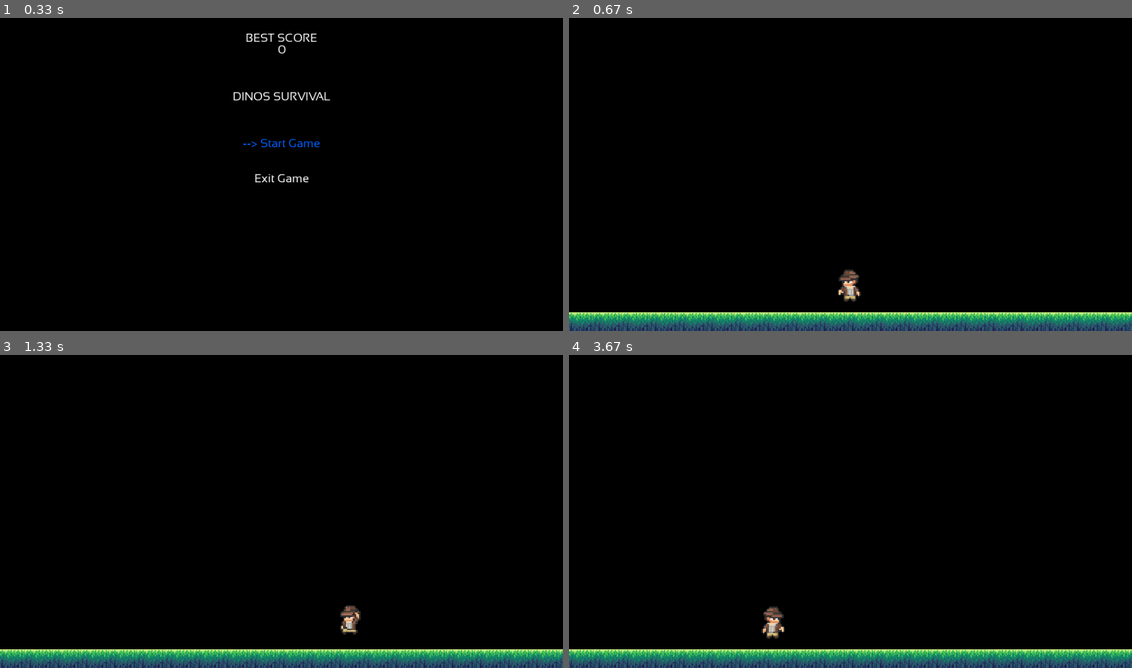
Above: before the commit, frames 1-4 (two rows, left to right).
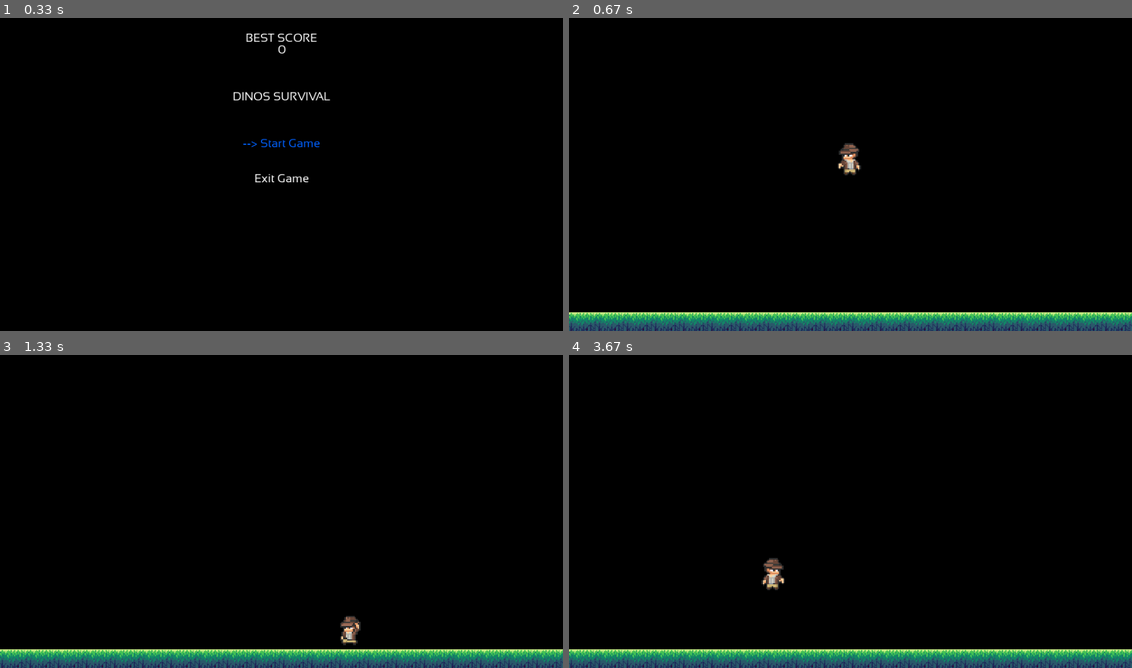
Above: after the commit, the same moments.

Repository: eddyvy/pygame_activity
Game: pygame game, started from dinos/__main__.py
Same seed, same stepped clock (60 frames per second), same inputs: the game is played once before the commit and once after it.
Inputs:
- Up to frame 1 (0.33 s): no input
- Up to frame 2 (0.67 s): tap Enter at 0.33 s
- Up to frame 3 (1.33 s): hold Right 0.67-1.13 s; hold Left from 1.17 s (still down)
- Up to frame 4 (3.67 s): release Left at 1.7 s; hold Left 1.73-2.13 s; hold Right 2.17-2.8 s; hold Left 2.83-3.3 s; tap Space at 3.33 s

Frame 1 is identical in both runs. In frame 2, 0.6% of the frame differs, in the area x 47-52%, y 39-91%; in frame 3, 0.3%; in frame 4, 0.6%, in the area x 34-39%, y 64-91%.

Commit message:
Handled collisions with platforms and jumping logic

Diff:
--- a/dinos/assets/config/game.json
+++ b/dinos/assets/config/game.json
@@ -8,5 +8,9 @@
   "debug": {
     "collider_color": [255, 0, 0],
     "render_color": [0, 255, 0]
+  },
+  "physics": {
+    "gravity": 0.01,
+    "max_falling_speed": 0.5
   }
 }
--- a/dinos/assets/config/game_play.json
+++ b/dinos/assets/config/game_play.json
@@ -11,16 +11,21 @@
     "spritesheet": "hero",
     "animations": "hero",
     "inflate_collider": [-0.85, -0.33],
+    "render_offset": [0, 13],
     "speed": 0.4,
-    "spawn_position": [480, 450],
-    "render_offset": [0, 13]
+    "spawn_position": [480, 200],
+    "jump_speed": 0.4
+  },
+  "platform": {
+    "spritesheet": "ground",
+    "border_left": 0,
+    "central": 1,
+    "border_right": 2,
+    "inflate_collider": [1, -0.95],
+    "render_offset": [0, -15]
   },
   "environment": {
     "ground": {
-      "spritesheet": "ground",
-      "border_left": 0,
-      "central": 1,
-      "border_right": 2,
       "position": [480, 530],
       "tiles_width": 21
     }
--- a/dinos/assets/config/input.json
+++ b/dinos/assets/config/input.json
@@ -10,6 +10,9 @@
   },
   "hero": {
     "left": ["a", "left"],
-    "right": ["d", "right"]
+    "right": ["d", "right"],
+    "jump": ["space"],
+    "shoot": ["b"],
+    "hit": ["n"]
   }
 }
--- a/dinos/common/game_object.py
+++ b/dinos/common/game_object.py
@@ -8,25 +8,27 @@
 
     def __init__(self):
         super().__init__()
-        self._position = pygame.math.Vector2(0.0, 0.0)
+        self.position = pygame.math.Vector2(0.0, 0.0)
         self._image = pygame.Surface((0, 0))
-        self._rect = pygame.Rect(0, 0, 0, 0)
-        self._render_rect = pygame.Rect(0, 0, 0, 0)
+        self.rect = pygame.Rect(0, 0, 0, 0)
+        self.render_rect = pygame.Rect(0, 0, 0, 0)
+        self.prev_rect = pygame.Rect(0, 0, 0, 0)
         self._render_offset = pygame.math.Vector2(0.0, 0.0)
 
     def _center(self):
-        self._rect.center = self._position.xy + self._render_offset
-        self._render_rect.center = self._position.xy
+        self.prev_rect.center = self.rect.center
+        self.rect.center = self.position.xy + self._render_offset
+        self.render_rect.center = self.position.xy
 
     def _render_debug(self, surface):
         pygame.draw.rect(
-            surface, Config.get("game", "debug", "collider_color"),
-            self._rect,
+            surface,
+            Config.get("game", "debug", "render_color"),
+            self.render_rect,
             1
         )
         pygame.draw.rect(
-            surface,
-            Config.get("game", "debug", "render_color"),
-            self._render_rect,
+            surface, Config.get("game", "debug", "collider_color"),
+            self.rect,
             1
         )
--- a/dinos/environment/platform.py
+++ b/dinos/environment/platform.py
@@ -1,29 +1,34 @@
 import pygame
 from dinos.common.game_object import GameObject
 from dinos.config import Config
+from dinos.game_play.game_play_mode import GamePlayMode
 from dinos.resources.asset_manager import AssetManager
 
 
 class Platform(GameObject):
     def __init__(self, position, tiles_width):
         super().__init__()
-        self._position = pygame.math.Vector2(position)
+        self.position = pygame.math.Vector2(position)
 
         self.__spritesheet = AssetManager.instance().spritesheet.get(
-            Config.get("game_play", "environment", "ground", "spritesheet"))
+            Config.get("game_play", "platform", "spritesheet"))
 
         border_left, border_left_rect = self.__spritesheet.get_image(
-            Config.get("game_play", "environment", "ground", "border_left"))
+            Config.get("game_play", "platform", "border_left"))
         central, central_rect = self.__spritesheet.get_image(
-            Config.get("game_play", "environment", "ground", "central"))
+            Config.get("game_play", "platform", "central"))
         border_right, border_right_rect = self.__spritesheet.get_image(
-            Config.get("game_play", "environment", "ground", "border_right"))
+            Config.get("game_play", "platform", "border_right"))
 
         total_width = central_rect.w * tiles_width
 
         self._image = pygame.Surface((total_width, central_rect.h))
-        self._rect = self._image.get_rect().copy()
-        self._render_rect = self._rect.copy()
+        self.rect = self._image.get_rect().copy()
+        self.render_rect = self.rect.copy()
+        infl = Config.get("game_play", "platform", "inflate_collider")
+        self.rect.inflate_ip(
+            self.rect.width * infl[0], self.rect.height * infl[1])
+        self._render_offset = (0, 0 - (self.render_rect.h / 2))
 
         for tile in range(tiles_width):
             if tile == 0:
@@ -45,7 +50,9 @@
         pass
 
     def render(self, surface):
-        surface.blit(self._image, self._render_rect)
+        surface.blit(self._image, self.render_rect)
+        if GamePlayMode.instance().debug:
+            self._render_debug(surface)
 
     def quit(self):
         pass
--- a/dinos/game_play/game_play_state.py
+++ b/dinos/game_play/game_play_state.py
@@ -1,4 +1,6 @@
 from sre_parse import State
+
+import pygame
 from dinos.common.render_group import RenderGroup
 from dinos.config import Config
 from dinos.environment.platform import Platform
@@ -19,7 +21,6 @@
         self.next_state = StateTypes.Intro
 
         self.__platforms = RenderGroup()
-        self.__entities = RenderGroup()
 
     def enter(self):
         self.done = False
@@ -31,7 +32,8 @@
             Config.get("game_play", "environment", "ground", "position"),
             Config.get("game_play", "environment", "ground", "tiles_width")
         ))
-        self.__entities.add(Hero())
+        self.__player = Hero(
+            Config.get("game_play", "hero", "spawn_position"))
         SoundPlayer.instance().play_music_fade(Config.get("game_play", "music"))
 
     def handle_event(self, event):
@@ -40,7 +42,7 @@
         if self.__mode.pause:
             return
 
-        self.__entities.handle_event(event)
+        self.__player.handle_event(event)
 
     def update(self, delta_time):
         SoundPlayer.instance().update(delta_time)
@@ -50,7 +52,16 @@
         if self.__mode.pause:
             return
 
-        self.__entities.update(delta_time)
+        self.__player.update(delta_time)
+
+        for platform in pygame.sprite.spritecollide(self.__player, self.__platforms, False):
+            prev_feet = self.__player.prev_rect.bottom
+            feet = self.__player.rect.bottom
+            if (
+                (feet >= platform.rect.top and feet <= platform.rect.bottom)
+                or (feet >= platform.rect.bottom and prev_feet <= platform.rect.top)
+            ):
+                self.__player.is_touching_ground()
 
     def render(self, surface):
         if self.__mode.debug:
@@ -60,11 +71,12 @@
             pass
 
         self.__platforms.render(surface)
-        self.__entities.render(surface)
+        self.__player.render(surface)
 
     def quit(self):
         SoundPlayer.instance().stop_music()
-        self.__entities.empty()
+        self.__player.kill()
+        self.__platforms.empty()
         self.__mode.quit()
         self.__fps_stats.quit()
         self.__unload_assets()
@@ -84,7 +96,7 @@
         )
         AssetManager.instance().spritesheet.load(
             self.__STATE,
-            Config.get("game_play", "environment", "ground", "spritesheet")
+            Config.get("game_play", "platform", "spritesheet")
         )
 
     def __unload_assets(self):
--- a/dinos/hero/hero.py
+++ b/dinos/hero/hero.py
@@ -10,7 +10,7 @@
 
 class Hero(GameObject):
 
-    def __init__(self):
+    def __init__(self, position):
         super().__init__()
 
         self.__inputs = InputKeyMap("hero")
@@ -21,57 +21,53 @@
         )
         _, clip = self.__animations.get_current_image()
 
-        self._rect = clip.copy()
-        self._render_rect = self._rect.copy()
-
-        self._position = pygame.math.Vector2(
-            *Config.get("game_play", "hero", "spawn_position"))
+        self.rect = clip.copy()
+        self.render_rect = self.rect.copy()
+        self.position = pygame.math.Vector2(position)
 
         self._render_offset = pygame.math.Vector2(
             *Config.get("game_play", "hero", "render_offset"))
 
         infco = Config.get("game_play", "hero", "inflate_collider")
-        self._rect.inflate_ip(
-            self._rect.width * infco[0],
-            self._rect.height * infco[1]
+        self.rect.inflate_ip(
+            self.rect.width * infco[0],
+            self.rect.height * infco[1]
         )
+        self.prev_rect = self.rect.copy()
 
+        self.__speed = Config.get("game_play", "hero", "speed")
+        self.__jump_speed = Config.get("game_play", "hero", "jump_speed")
         self.__velocity = pygame.math.Vector2(0.0, 0.0)
         self.__is_moving_left = False
         self.__is_moving_right = False
+        self.__is_falling = True
+        self.__is_jumping = False
 
         self._center()
 
     def handle_event(self, event):
+        if self.__inputs.is_released(event, "left"):
+            self.__is_moving_left = False
+        if self.__inputs.is_released(event, "right"):
+            self.__is_moving_right = False
         if self.__inputs.is_pressed(event, "left"):
             self.__is_moving_left = True
-        if self.__inputs.is_released(event, "left"):
-            self.__is_moving_left = False
+            self.__is_moving_right = False
         if self.__inputs.is_pressed(event, "right"):
             self.__is_moving_right = True
-        if self.__inputs.is_released(event, "right"):
-            self.__is_moving_right = False
+            self.__is_moving_left = False
+        if self.__inputs.is_pressed(event, "jump"):
+            if not self.__is_falling:
+                self.__is_jumping = True
 
     def update(self, delta_time):
-        self.__velocity.x = 0
-        self.__velocity.y = 0
-
-        if self.__is_moving_left:
-            self.__velocity.x -= Config.get("game_play", "hero", "speed")
-        if self.__is_moving_right:
-            self.__velocity.x += Config.get("game_play", "hero", "speed")
-
-        distance = self.__velocity * delta_time
-
-        if self.__check_bounds(self.__velocity):
-            self._position += distance
-
+        self.__update_movement(delta_time)
         self.__update_animations(delta_time)
         self._center()
 
     def render(self, surface: pygame.Surface):
         image, clip = self.__animations.get_current_image()
-        surface.blit(image, self._render_rect, clip)
+        surface.blit(image, self.render_rect, clip)
 
         if GamePlayMode.instance().debug:
             self._render_debug(surface)
@@ -79,12 +75,44 @@
     def quit(self):
         pass
 
+    def is_touching_ground(self):
+        self.__is_falling = self.__is_jumping
+
     def __check_bounds(self, velocity):
-        new_pos = self._position + velocity
+        new_pos = self.position + velocity
         return not (
             new_pos.x < 0
             or new_pos.x > Config.get("game", "screen_size")[0]
         )
+
+    def __update_movement(self, delta_time):
+        self.__velocity.x = 0
+
+        if self.__is_moving_left:
+            self.__velocity.x -= self.__speed
+        if self.__is_moving_right:
+            self.__velocity.x += self.__speed
+
+        if self.__is_falling:
+            self.__velocity.y += Config.get("game", "physics", "gravity")
+            if self.__velocity.y > Config.get("game", "physics", "max_falling_speed"):
+                self.__velocity.y = Config.get(
+                    "game", "physics", "max_falling_speed")
+            if self.__is_jumping and self.__velocity.y <= 0:
+                self.__is_jumping = False
+        else:
+            if self.__is_jumping:
+                self.__velocity.y = -self.__jump_speed
+                self.__is_falling = True
+            else:
+                self.__velocity.y = 0
+
+        distance = self.__velocity * delta_time
+
+        if self.__check_bounds(self.__velocity):
+            self.position.x += distance.x
+
+        self.position.y += distance.y
 
     def __update_animations(self, delta_time):
         if self.__velocity.x < 0:
